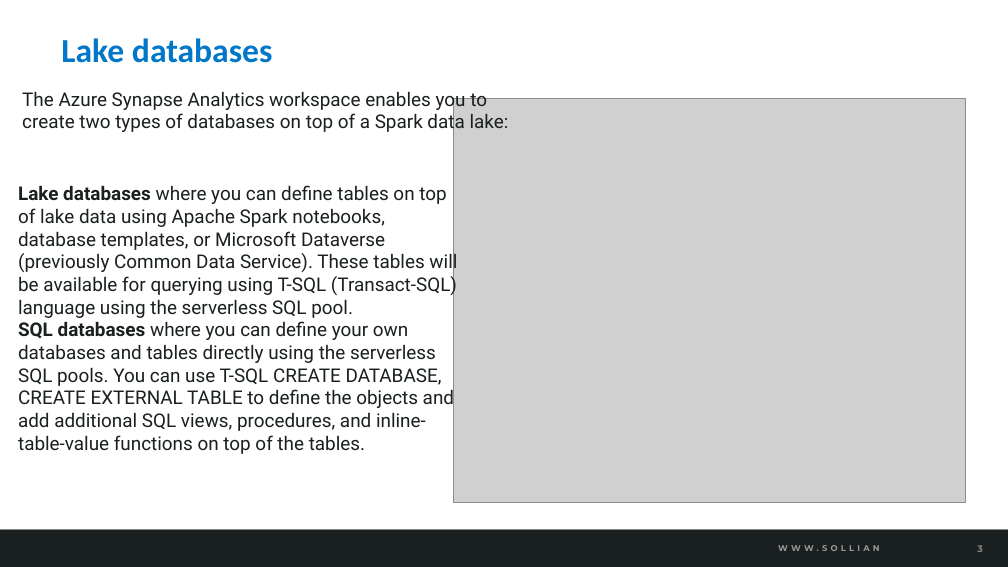
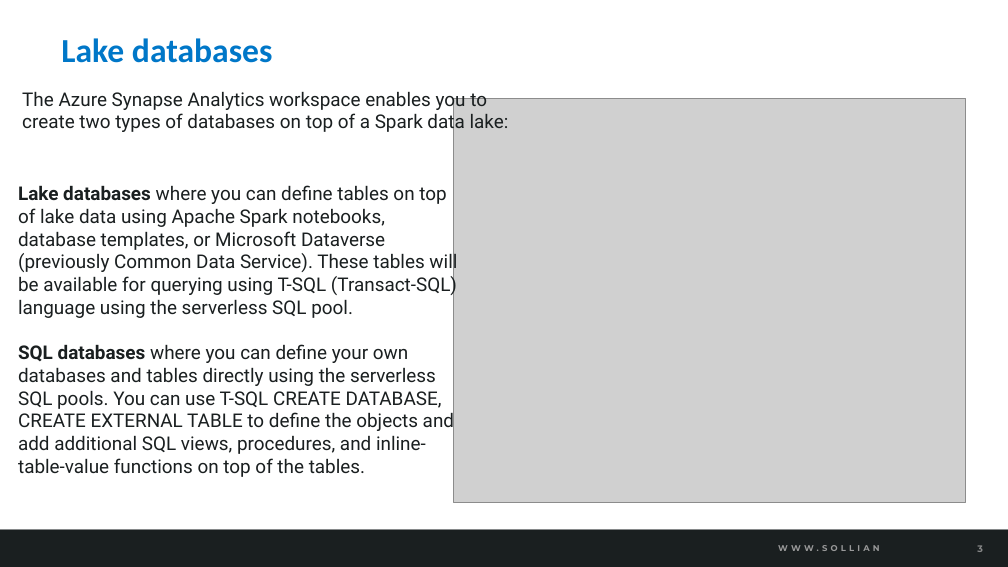
Before and after one commit to solliancenet/azure-data-engineering-conference-workshop-students, a slide deck: slide 3 of 05-Analyze data in a lake database.pptx. Drawn at 1008x567 pixels with LibreOffice and Linux fonts; fonts in the diff are those of the drawing; grey boxes stand for pictures; background and template pictures are left out. Boxes give left, top, right and bottom in pixels: in the first picture for what was removed or moved away, otherwise in the second. Text is boxed around its words. In the diff, an @@ line names an element or a change of style, - is before the commit and + after.

Commit message:
Update decks

```diff
--- a/05-Analyze data in a lake database.pptx
+++ b/05-Analyze data in a lake database.pptx
@@ text "Lake databases where you can ..." rewrapped from (18, 185, 457, 454) to (18, 185, 457, 477) @@
```
Also in this commit, not shown: 2 other files.
